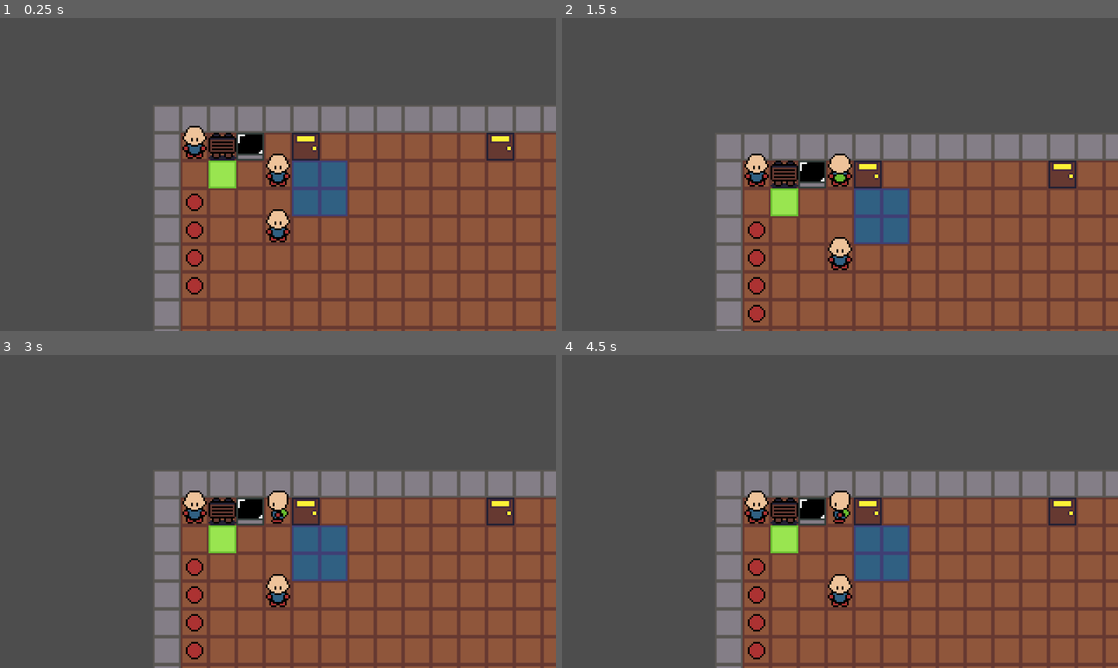
Above: before the commit, frames 1-4 (two rows, left to right).
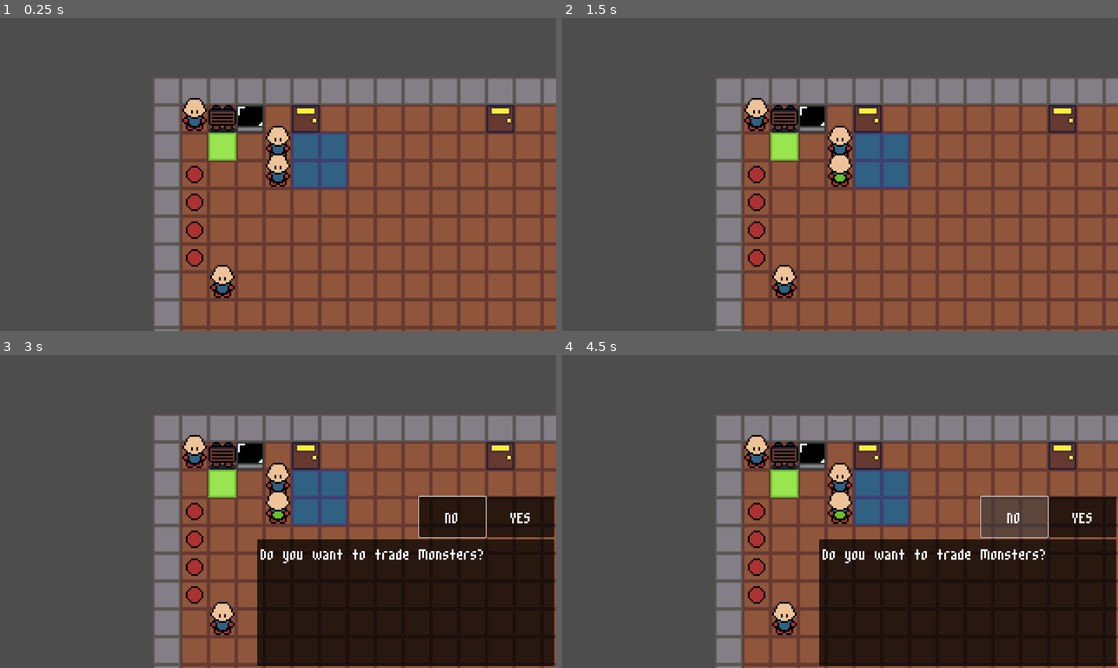
Above: after the commit, the same moments.

Repository: jevonsp/monster-tamer
Game: Godot game, scene res://main/main.tscn
The game is run twice, just before and just after one commit, with the same random seed, the same clock (stepped at 60 frames per second) and the same inputs.
Inputs (mouse positions are in pixels of both pictures, inside the frame that each line leads up to):
- Up to frame 1 (0.25 s): no input
- Up to frame 2 (1.5 s): tap Enter at 0.5 s; move the mouse to (834, 180) at 0.52 s; hold Space (yes) 0.53-1.28 s; hold W (up) from 0.53 s (still down); click (834, 180) at 0.67 s; move the mouse to (878, 177) at 1.27 s; tap Shift at 1.35 s
- Up to frame 3 (3 s): tap Enter at 2 s; move the mouse to (233, 508) at 2.02 s; tap Alt at 2.1 s; tap Space (yes) at 2.75 s; move the mouse to (283, 511) at 2.77 s; release W (up) at 2.78 s; hold A (left) from 2.78 s (still down); tap Ctrl at 2.85 s; click (283, 511) at 2.92 s
- Up to frame 4 (4.5 s): release A (left) at 3.5 s; click (1084, 517) at 3.5 s, where only the run after the commit has a clickable "YES"; click (1012, 517) at 4.25 s, where only the run after the commit has a clickable "NO"

The runs differ from the first frame. In frame 1, 16% of the frame differs, in the area x 27-100%, y 19-90%; in frame 2, 23%; in frame 3, 46%, in the area x 27-100%, y 19-100%; in frame 4, 46%.

Commit message:
In-Game Trading!

Diff:
--- a/classes/TileMover.gd
+++ b/classes/TileMover.gd
@@ -70,22 +70,10 @@
 
 
 func try_start_move(dir: Vector2) -> bool:
-	print(
-		"[TileMover.try_start_move] pos=", global_position,
-		" dir=", dir,
-		" ray_target=", dir * TILE_SIZE,
-		" state=", current_state,
-		" eventual_target_pos=", eventual_target_pos
-	)
 	ray_cast_2d.target_position = dir * TILE_SIZE
 	ray_cast_2d.force_raycast_update()
 
 	if ray_cast_2d.is_colliding():
-		print(
-			"[TileMover.try_start_move] blocked collider=",
-			ray_cast_2d.get_collider(),
-			" collision_point=", ray_cast_2d.get_collision_point()
-		)
 		return false
 
 	tile_start_pos = position
@@ -94,11 +82,6 @@
 	current_state = MoveState.MOVING
 	animation_tree.set("parameters/Walk/blend_position", dir)
 	anim_state.travel("Walk")
-	print(
-		"[TileMover.try_start_move] success tile_start_pos=", tile_start_pos,
-		" tile_target_pos=", tile_target_pos,
-		" state=", current_state
-	)
 	return true
 
 
@@ -148,32 +131,17 @@
 func walk_to_tile(pos: Vector2) -> void:
 	var dir_vec = _get_step_direction_to(pos)
 	eventual_target_pos = pos
-	print(
-		"[TileMover.walk_to_tile] from=", global_position,
-		" to=", pos,
-		" dir_vec=", dir_vec,
-		" facing=", facing_direction,
-		" state=", current_state
-	)
 
 	if global_position.is_equal_approx(eventual_target_pos):
-		print("[TileMover.walk_to_tile] already at target")
 		finished_walk_segment.emit()
 		return
 
 	if not _is_facing(dir_vec):
-		print("[TileMover.walk_to_tile] turning toward ", dir_vec)
 		await start_turning(dir_vec)
 
 	if check_able_to_move(dir_vec):
 		current_state = MoveState.MOVING
-		print(
-			"[TileMover.walk_to_tile] move started tile_target_pos=", tile_target_pos,
-			" eventual_target_pos=", eventual_target_pos,
-			" state=", current_state
-		)
 	else:
-		print("[TileMover.walk_to_tile] unable to start move toward ", dir_vec)
 		finished_walk_segment.emit()
 
 
@@ -187,16 +155,9 @@
 		cardinal_dir = Vector2.ZERO
 
 	if cardinal_dir == Vector2.ZERO:
-		print("[TileMover.walk_one_tile] zero direction from ", dir)
 		finished_walk_segment.emit()
 		return
 
-	print(
-		"[TileMover.walk_one_tile] from=", global_position,
-		" raw_dir=", dir,
-		" cardinal_dir=", cardinal_dir,
-		" target=", global_position + (cardinal_dir * TILE_SIZE)
-	)
 	await walk_to_tile(global_position + (cardinal_dir * TILE_SIZE))
 
 
@@ -205,22 +166,13 @@
 		return
 
 	_on_walk_step_completed()
-	print(
-		"[TileMover.animate_move] reached tile pos=", global_position,
-		" tile_target_pos=", tile_target_pos,
-		" eventual_target_pos=", eventual_target_pos,
-		" state=", current_state
-	)
 
 	if global_position.is_equal_approx(eventual_target_pos):
-		print("[TileMover.animate_move] reached eventual target")
 		finish_move_to_idle((tile_target_pos - tile_start_pos).normalized())
 		finished_walk_segment.emit()
 		return
 
 	var dir_vec = _get_step_direction_to(eventual_target_pos)
-	print("[TileMover.animate_move] continuing toward ", dir_vec)
 	if not check_able_to_move(dir_vec):
-		print("[TileMover.animate_move] failed to continue toward ", dir_vec)
 		finish_move_to_idle((tile_target_pos - tile_start_pos).normalized())
 		finished_walk_segment.emit()
--- a/main/main.tscn
+++ b/main/main.tscn
@@ -30,6 +30,7 @@
 [ext_resource type="PackedScene" uid="uid://lhi4amumrkry" path="res://world_objects/teleporter/teleporter.tscn" id="26_d00gp"]
 [ext_resource type="PackedScene" uid="uid://bgmdhr02a5q64" path="res://world_objects/teleporter/teleporter_point.tscn" id="27_d8vpj"]
 [ext_resource type="PackedScene" uid="uid://dttmg54drld8c" path="res://world_objects/interactable/surf_object/surf_object.tscn" id="30_o8j3b"]
+[ext_resource type="PackedScene" uid="uid://cdhi7023ab4xs" path="res://world_objects/interactable/npc/components/npc_trade_component.tscn" id="31_wpkmi"]
 
 [sub_resource type="StyleBoxFlat" id="StyleBoxFlat_avecd"]
 content_margin_left = 0.0
@@ -87,8 +88,7 @@
 [node name="TestMap" parent="." unique_id=322966199 instance=ExtResource("2_pjrb6")]
 
 [node name="Player" parent="." unique_id=930582059 instance=ExtResource("1_53q0u")]
-position = Vector2(64, 32)
-WALK_SPEED = 4.5
+position = Vector2(64, 48)
 available_travel_methods = {
 1: true,
 2: false
@@ -114,12 +114,12 @@
 is_healing = true
 
 [node name="Trainer" parent="." unique_id=1980082865 instance=ExtResource("16_n3o0a")]
-position = Vector2(64, 64)
+position = Vector2(32, 112)
 party = Array[ExtResource("18_n53tw")]([ExtResource("19_n53tw"), ExtResource("19_d00gp")])
 party_levels = Array[int]([1, 1])
 winning_dialogue = Array[String](["You're not strong enough yet."])
 losing_dialogue = Array[String](["I wasn't... strong enough."])
-starting_tile = Vector2(64, 64)
+starting_tile = Vector2(32, 112)
 npc_name = "Test Trainer"
 dialogue = Array[String](["How strong are you? Lets find out!"])
 
@@ -182,3 +182,12 @@
 
 [node name="SurfObject3" parent="SurfObjects" unique_id=1718967099 instance=ExtResource("30_o8j3b")]
 position = Vector2(96, 48)
+
+[node name="Trader" parent="." unique_id=1405960500 instance=ExtResource("8_67ri8")]
+position = Vector2(64, 32)
+dialogue = Array[String](["Do you want to trade Monsters?"])
+is_question = true
+
+[node name="NPCTradeComponent" parent="Trader" unique_id=414229462 instance=ExtResource("31_wpkmi")]
+monster_to_take = ExtResource("19_n53tw")
+monster_to_give = ExtResource("19_d00gp")
--- a/moves/three_card_monte/three_card_monte.tres
+++ b/moves/three_card_monte/three_card_monte.tres
@@ -5,4 +5,5 @@
 
 [resource]
 script = ExtResource("2_dtae6")
+name = "Three Card Monte"
 metadata/_custom_type_script = "uid://cawunai26wo8m"
--- /dev/null
+++ b/npc_trade_component.gd
@@ -0,0 +1,32 @@
+class_name NPCTradeComponent
+extends NPCComponent
+
+@export var monster_to_take: MonsterData
+@export var monster_to_give: MonsterData
+
+
+func trigger(obj: Node) -> void:
+	if monster_to_take == null or monster_to_give == null:
+		return
+
+	var party: Array[Monster] = obj.party_handler.party
+	var ta: Array[String]
+	var monster_in_party: Monster = null
+
+	for monster: Monster in party:
+		if monster.monster_data == monster_to_take:
+			monster_in_party = monster
+			break
+
+	if monster_in_party == null:
+		ta = ["You dont have the %s I'm looking for. Come back when you have it!" % [monster_to_take.species]]
+		Global.send_text_box.emit(null, ta, false, false, true)
+		await Global.text_box_complete
+		return
+
+	party.erase(monster_in_party)
+	obj.party_handler.add(monster_to_give)
+
+	ta = ["Bye %s! I'll take good care of %s." % [monster_to_give.species, monster_to_take.species]]
+	Global.send_text_box.emit(null, ta, false, false, true)
+	await Global.text_box_complete
--- a/ui/text_box/text_box.gd
+++ b/ui/text_box/text_box.gd
@@ -7,6 +7,8 @@
 var toggles_player: bool = false
 var text_index: int = -1
 var obj_ref: Node = null
+var trigger_on_close: bool = false
+var deferred_trigger_ref: Node = null
 @onready var text_box: Panel = $"."
 @onready var main_label: Label = $MarginContainer/MainLabel
 @onready var no_button: Button = $HBoxContainer/No
@@ -103,7 +105,7 @@
 			return
 		else:
 			if await _await_question():
-				_trigger()
+				trigger_on_close = true
 	_text_finished()
 
 
@@ -122,8 +124,19 @@
 		obj_ref.trigger()
 
 
+func _trigger_ref(target: Node) -> void:
+	if target == null:
+		return
+	if target.has_method("trigger"):
+		target.trigger()
+
+
 func _text_finished() -> void:
+	var should_trigger := trigger_on_close
+	var trigger_target := deferred_trigger_ref if deferred_trigger_ref != null else obj_ref
 	_clean_up()
+	if should_trigger:
+		call_deferred("_trigger_ref", trigger_target)
 	call_deferred("_emit_text_box_complete")
 
 
@@ -140,7 +153,6 @@
 		text_box.release_focus()
 	main_label.text = ""
 	processing = false
-	obj_ref = null
 	text_array = []
 	text_index = 0
 	is_question = false
@@ -148,6 +160,12 @@
 	if toggles_player:
 		Global.toggle_player.emit()
 	toggles_player = false
+	if trigger_on_close:
+		deferred_trigger_ref = obj_ref
+	else:
+		deferred_trigger_ref = null
+	obj_ref = null
+	trigger_on_close = false
 
 
 func _on_no_pressed() -> void:
--- a/world_objects/interactable/npc/components/NPCComponent.gd
+++ b/world_objects/interactable/npc/components/NPCComponent.gd
@@ -2,5 +2,7 @@
 extends Node
 class_name NPCComponent
 
+@export var is_active: bool = true
+
 func trigger(_obj: Node) -> void:
 	pass
--- /dev/null
+++ b/world_objects/interactable/npc/components/npc_trade_component.tscn
@@ -0,0 +1,6 @@
+[gd_scene format=3 uid="uid://cdhi7023ab4xs"]
+
+[ext_resource type="Script" uid="uid://c7g3venlp5wl3" path="res://npc_trade_component.gd" id="1_iyeab"]
+
+[node name="NPCTradeComponent" type="Node" unique_id=414229462]
+script = ExtResource("1_iyeab")
--- a/world_objects/interactable/npc/npc.gd
+++ b/world_objects/interactable/npc/npc.gd
@@ -65,8 +65,10 @@
 
 func trigger() -> void:
 	var player = get_tree().get_first_node_in_group("player")
-	for c in components:
-		c.trigger(player)
+	for c: NPCComponent in components:
+		if c.is_active:
+			@warning_ignore("redundant_await")
+			await c.trigger(player)
 
 
 func _update_direction_visual() -> void:
Not shown, added: npc_trade_component.gd.uid
